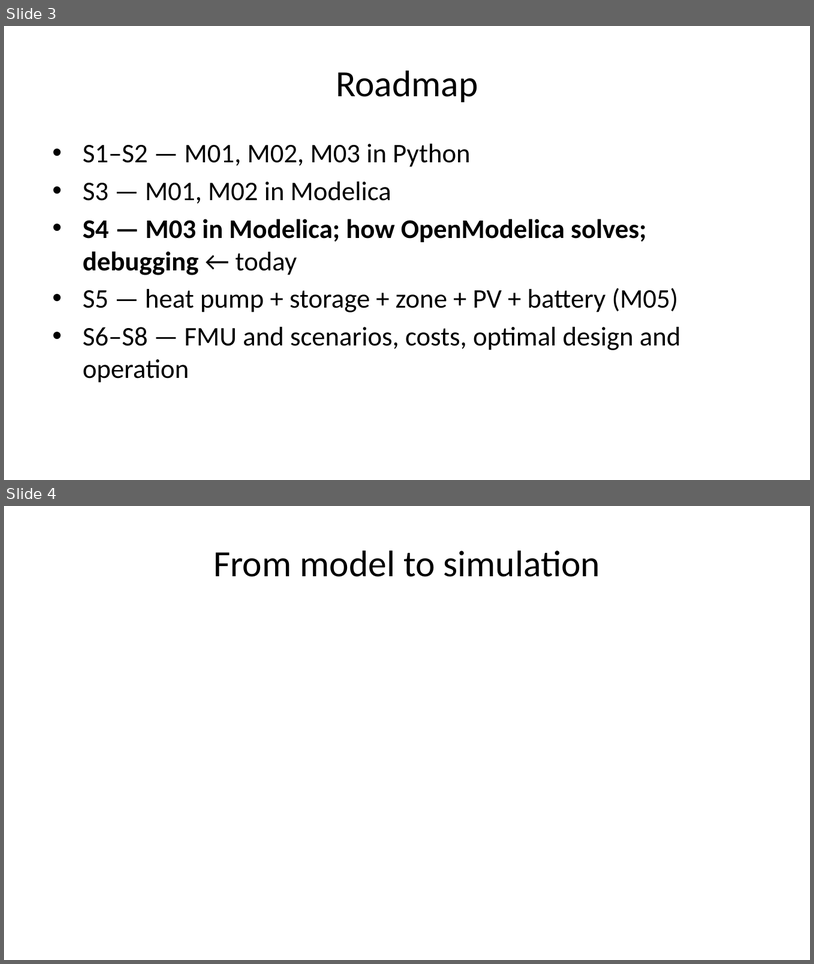
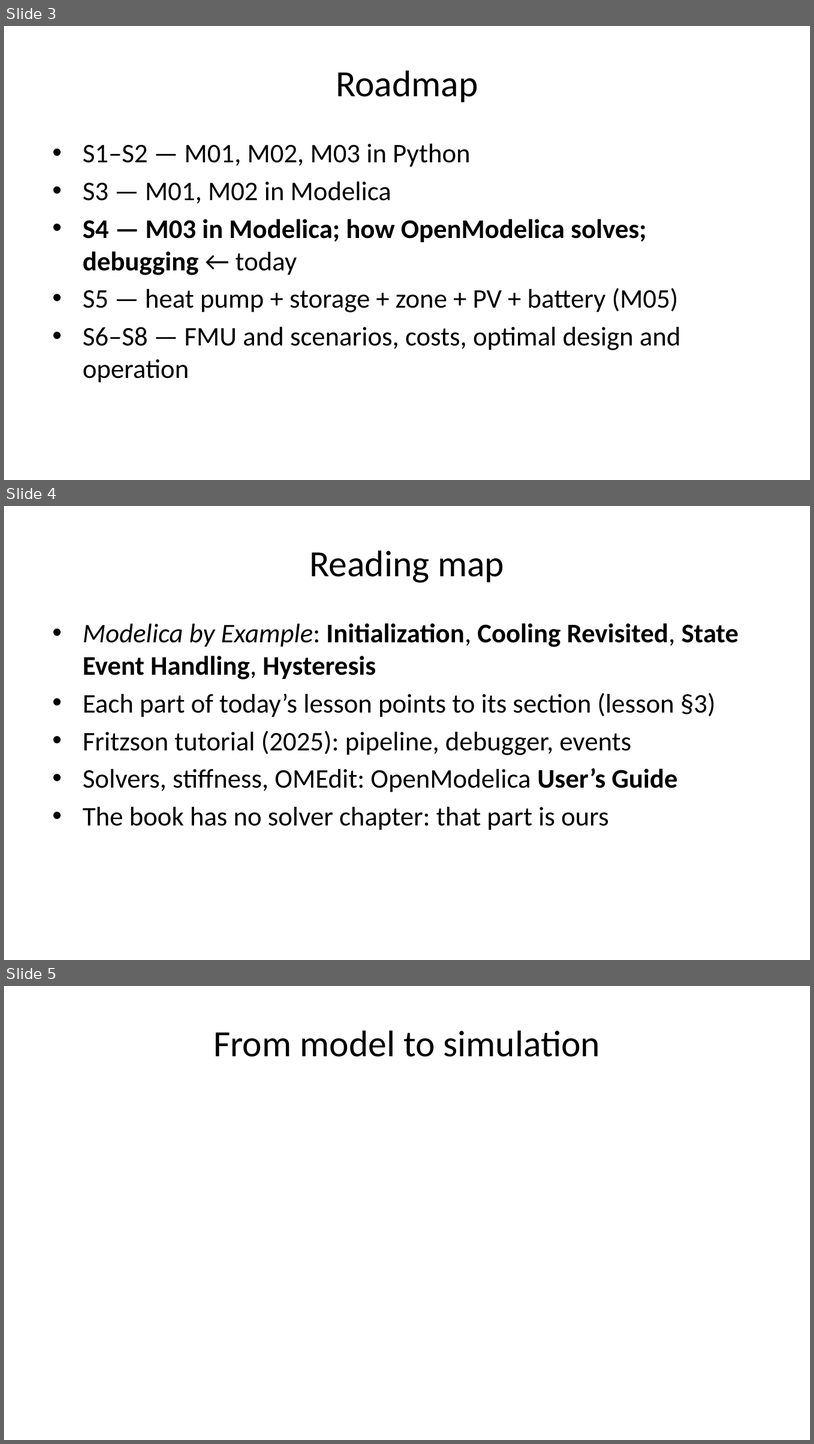
Before and after one commit to DSSchiera/energy-systems-modelica-python-course-participant, a slide deck: slides/session_04/session_04.pptx. Shown one above the other, each under a label of ours: slides 3 and 4 before the commit, slides 3, 4 and 5 after it. The pictures are 814x964 and 814x1444 pixels, drawn with LibreOffice and Linux fonts; fonts in the diff are those of the drawing. Boxes give left, top, right and bottom in pixels: in the first picture for what was removed or moved away, otherwise in the second. Text is boxed around its words. In the diff, an @@ line names an element or a change of style, - is before the commit and + after.

```diff
--- a/slides/session_04/session_04.pptx
+++ b/slides/session_04/session_04.pptx
@@ slide 4 added at box(4, 506, 810, 960), background #FFFFFF @@
@@ title added at box(309, 550, 504, 583), 33 pt, text #000000 @@
+Reading map
@@ text added at box(83, 623, 739, 830), 24 pt, text #000000 @@
+• Modelica by Example: Initialization, Cooling Revisited, State Event Handling, Hysteresis
+• Each part of today’s lesson points to its section (lesson §3)
+• Fritzson tutorial (2025): pipeline, debugger, events
+• Solvers, stiffness, OMEdit: OpenModelica User’s Guide
+• The book has no solver chapter: that part is ours
@@ what was slide 4 is now slide 5 @@
```
Also in this commit, not shown: 3 slides changed, 4 other slides added, 2 slides removed, 11 other files.
